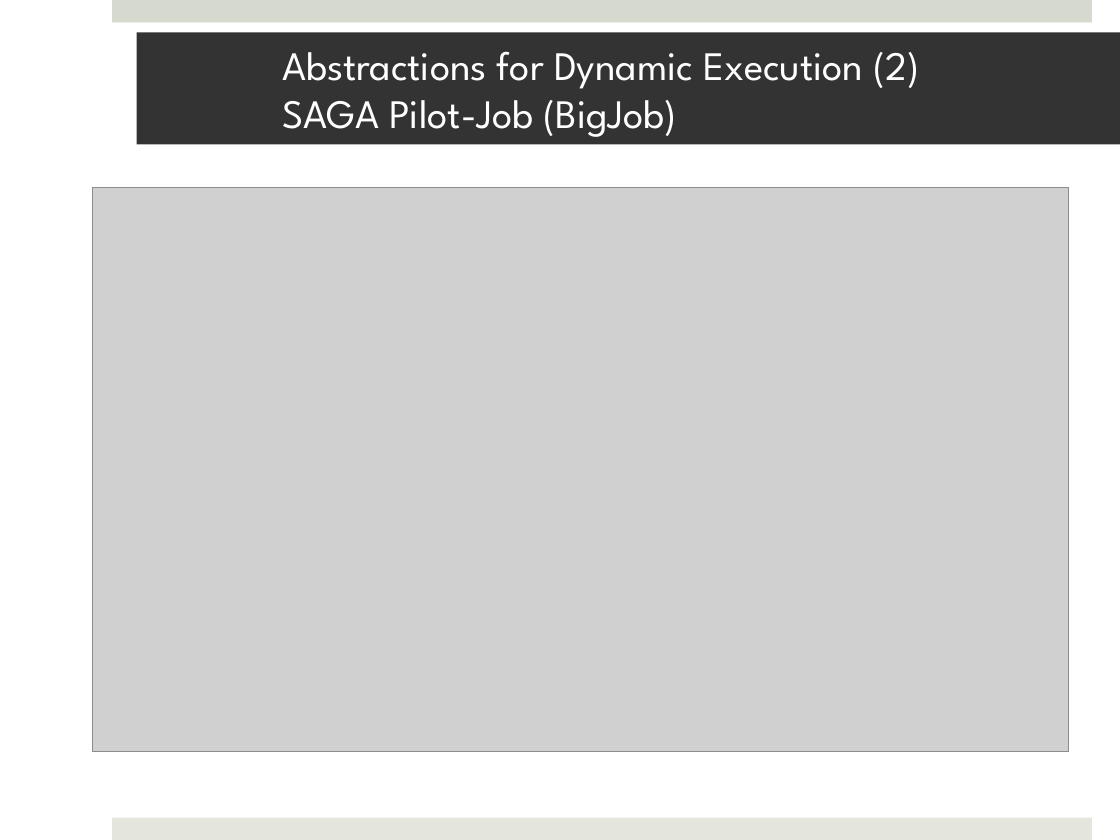
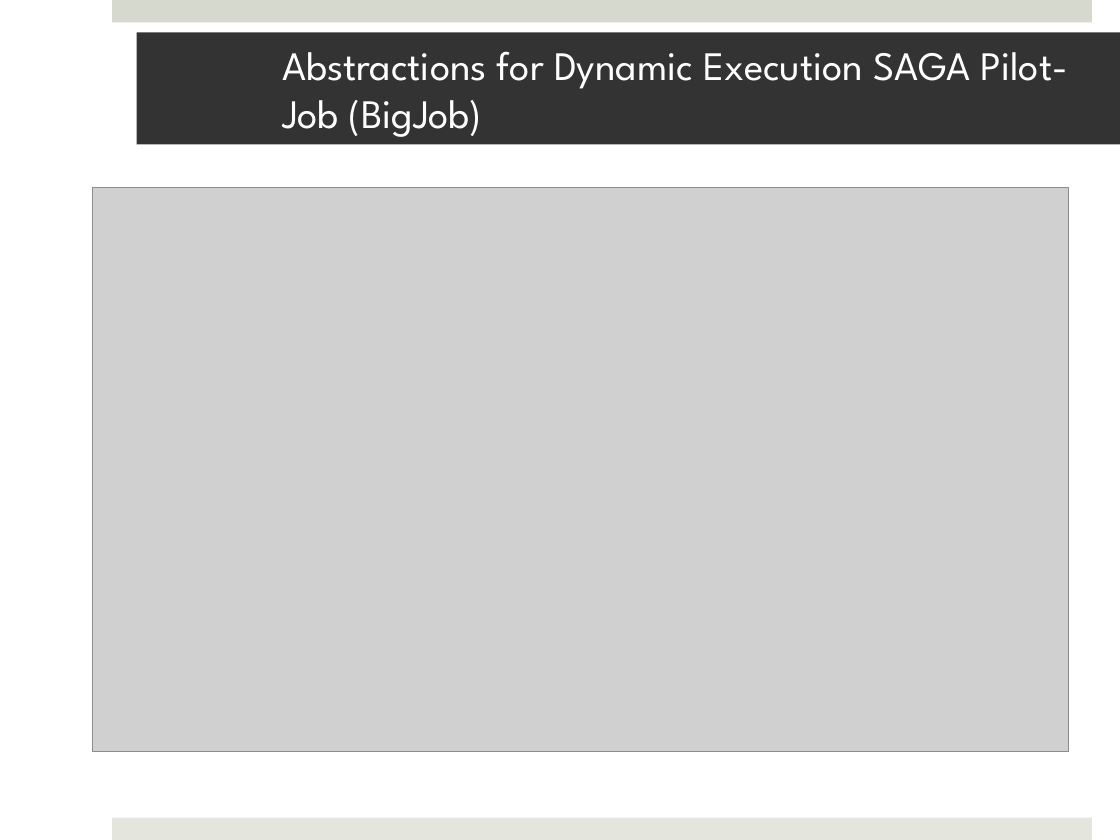
Before and after one commit to saga-project/saga-cpp-legacy-projects, a slide deck: slide 13 of papers/cloudcom10/presentation/saga-azure-cloudcom10.pptx (slide 12 before the commit). Drawn at 1120x840 pixels with LibreOffice and Linux fonts; fonts in the diff are those of the drawing; grey boxes stand for pictures. Boxes give left, top, right and bottom in pixels: in the first picture for what was removed or moved away, otherwise in the second. Text is boxed around its words. In the diff, an @@ line names an element or a change of style, - is before the commit and + after.

```diff
--- a/papers/cloudcom10/presentation/saga-azure-cloudcom10.pptx
+++ b/papers/cloudcom10/presentation/saga-azure-cloudcom10.pptx
@@ title at [282,51,1067,137]: text changed @@
-Abstractions for Dynamic Execution (2)
-SAGA Pilot-Job (BigJob)
+Abstractions for Dynamic Execution SAGA Pilot-Job (BigJob)
```
Also in this commit, not shown: 4 other slides changed, 2 slides added, 1 slide removed.
